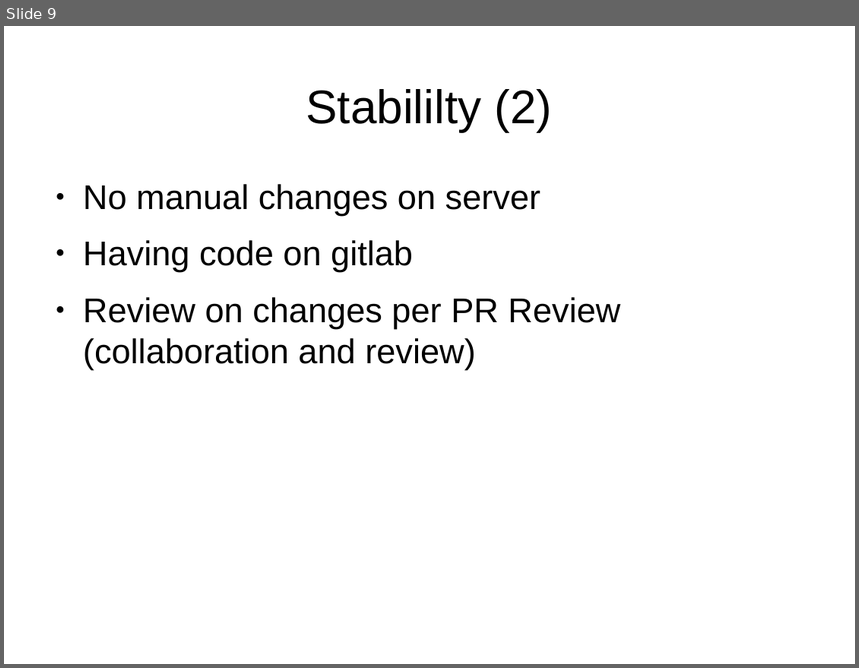
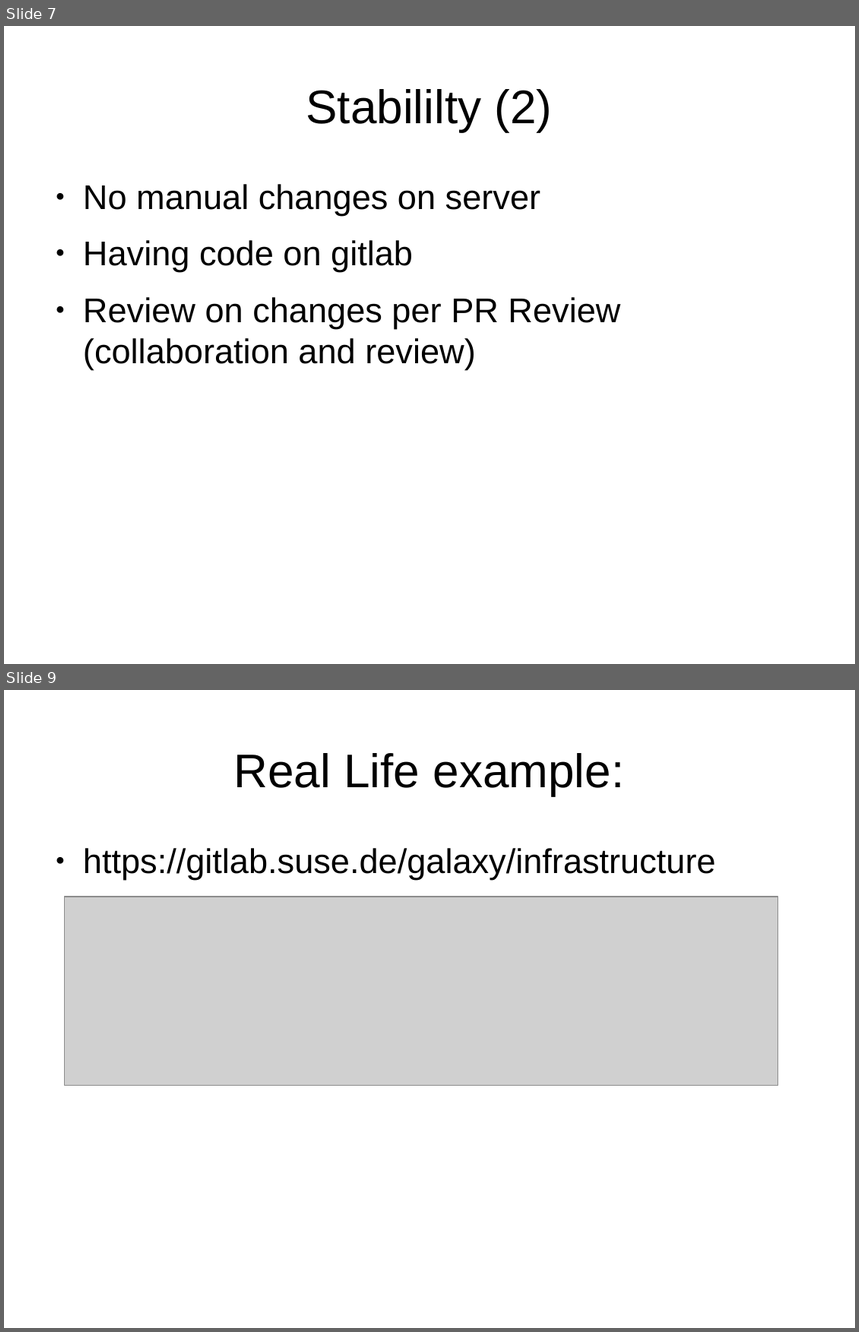
Before and after one commit to MalloZup/presentations, a slide deck: 2018/salt-ssh/salt-ssh.odp. Shown one above the other, each under a label of ours: slide 9 before the commit, slides 7 and 9 after it; the slides between them are not shown. The pictures are 859x668 and 859x1332 pixels, drawn with LibreOffice and Linux fonts; fonts in the diff are those of the drawing; grey boxes stand for pictures. Boxes give left, top, right and bottom in pixels: in the first picture for what was removed or moved away, otherwise in the second. Text is boxed around its words. In the diff, an @@ line names an element or a change of style, - is before the commit and + after.

```diff
--- a/2018/salt-ssh/salt-ssh.odp
+++ b/2018/salt-ssh/salt-ssh.odp
@@ slide 9 added at bbox=[4, 690, 855, 1328], background #FFFFFF @@
@@ title added at bbox=[234, 753, 625, 796], 44 pt, text #000000 @@
+Real Life example:
@@ text added at bbox=[83, 848, 716, 880], 32 pt, text #000000 @@
+● https://gitlab.suse.de/galaxy/infrastructure
@@ picture added at bbox=[65, 897, 778, 1086] @@
@@ what was slide 9 is now slide 7 @@
```
Also in this commit, not shown: 6 slides changed, 6 other slides added, 5 slides removed.
